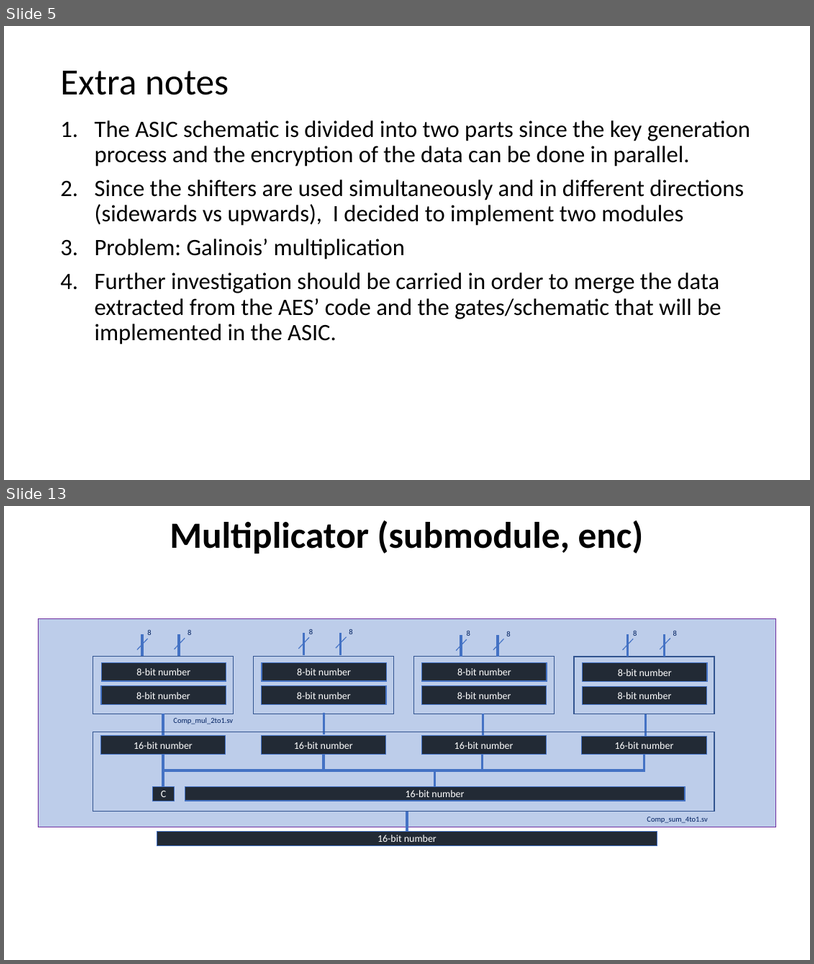
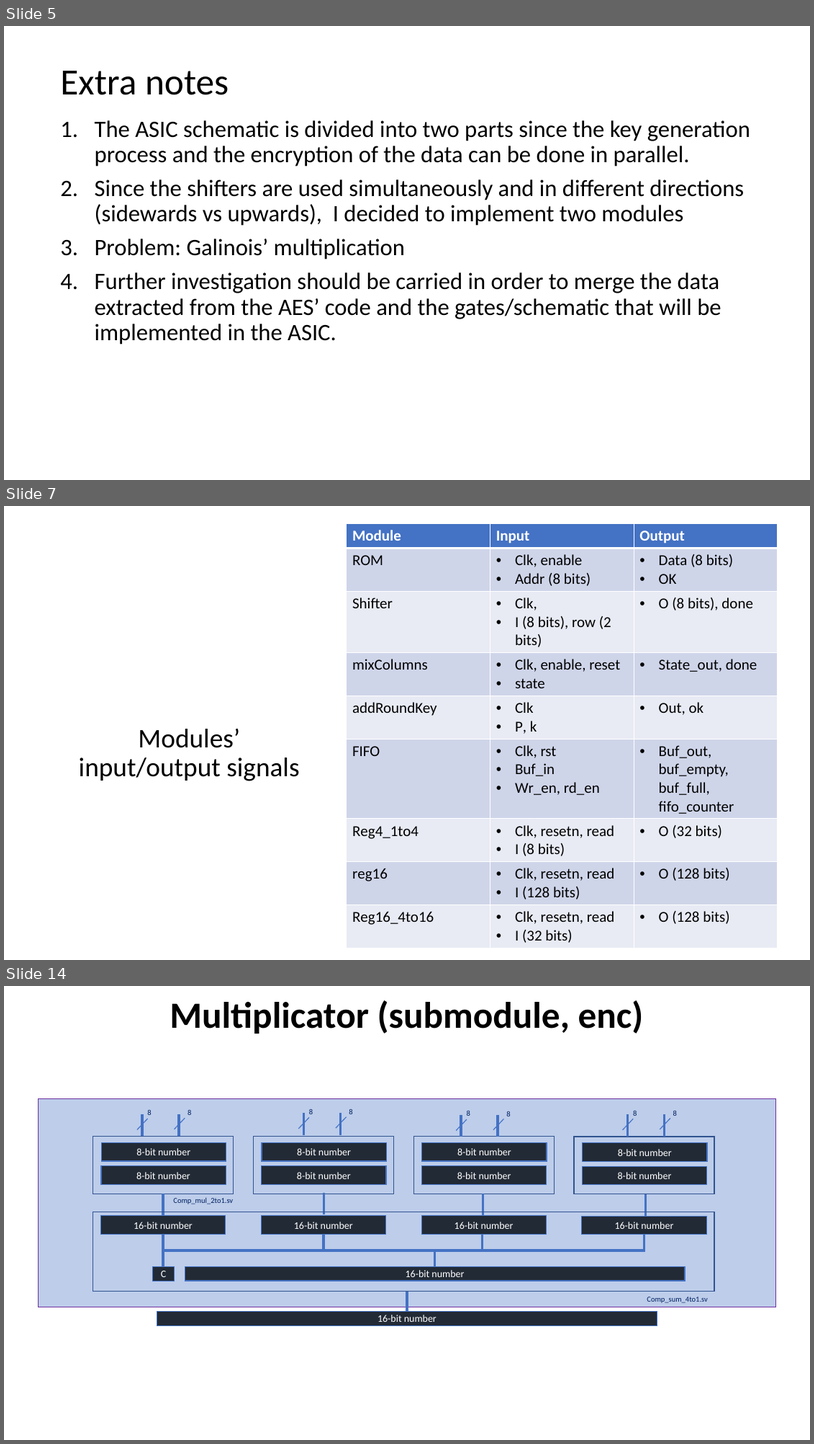
Before and after one commit to acarreteroc99/AES256-IP-Core, a slide deck: ASIC_hardware_blockLevelStructure.pptx. Shown one above the other, each under a label of ours: slides 5 and 13 before the commit, slides 5, 7 and 14 after it; the slides between them are not shown. The pictures are 814x964 and 814x1444 pixels, drawn with LibreOffice and Linux fonts; fonts in the diff are those of the drawing. Boxes give left, top, right and bottom in pixels: in the first picture for what was removed or moved away, otherwise in the second. Text is boxed around its words. In the diff, an @@ line names an element or a change of style, - is before the commit and + after.

```diff
--- a/ASIC_hardware_blockLevelStructure.pptx
+++ b/ASIC_hardware_blockLevelStructure.pptx
@@ slide 7 added at (4, 506, 810, 960), background #FFFFFF @@
@@ table added at (347, 523, 778, 945), 9 rows, 3 columns @@
+Module | Input | Output
+ROM | Clk, enable / Addr (8 bits) | Data (8 bits) / OK
+Shifter | Clk, / I (8 bits), row (2 bits) | O (8 bits), done
+mixColumns | Clk, enable, reset / state | State_out, done
+addRoundKey | Clk / P, k | Out, ok
+FIFO | Clk, rst / Buf_in / Wr_en, rd_en | Buf_out, buf_empty, buf_full, fifo_counter
+Reg4_1to4 | Clk, resetn, read / I (8 bits) | O (32 bits)
+reg16 | Clk, resetn, read / I (128 bits) | O (128 bits)
+Reg16_4to16 | Clk, resetn, read / I (32 bits) | O (128 bits)
@@ title added at (79, 728, 299, 781), 32 pt, text #000000 @@
+Modules’ input/output signals
@@ what was slide 13 is now slide 14 @@
```
Also in this commit, not shown: 2 slides changed, 2 other files.
